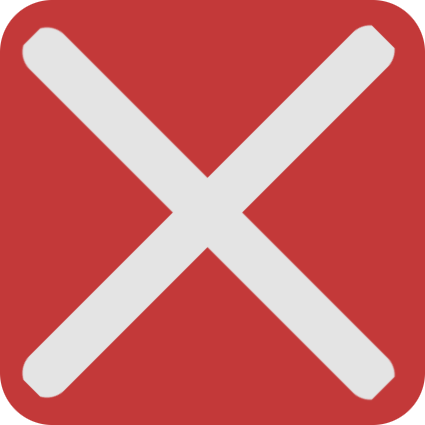
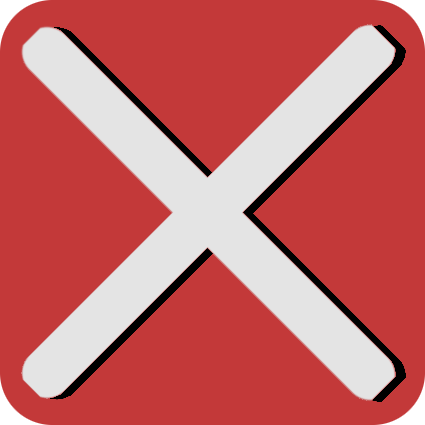
Before/after of a 425px x 425px layered artwork. What changed in the layer stack:
renamed "Pasted Layer" to "Ebene", moved it above "Ebene-Kopie", painted on it over [21, 24, 406, 402]
renamed "Layer #1" to "Ebene-Kopie", painted on it over [21, 24, 406, 402]
renamed "Background" to "ExitButton.png", showed it, painted on it over [21, 24, 406, 402]
